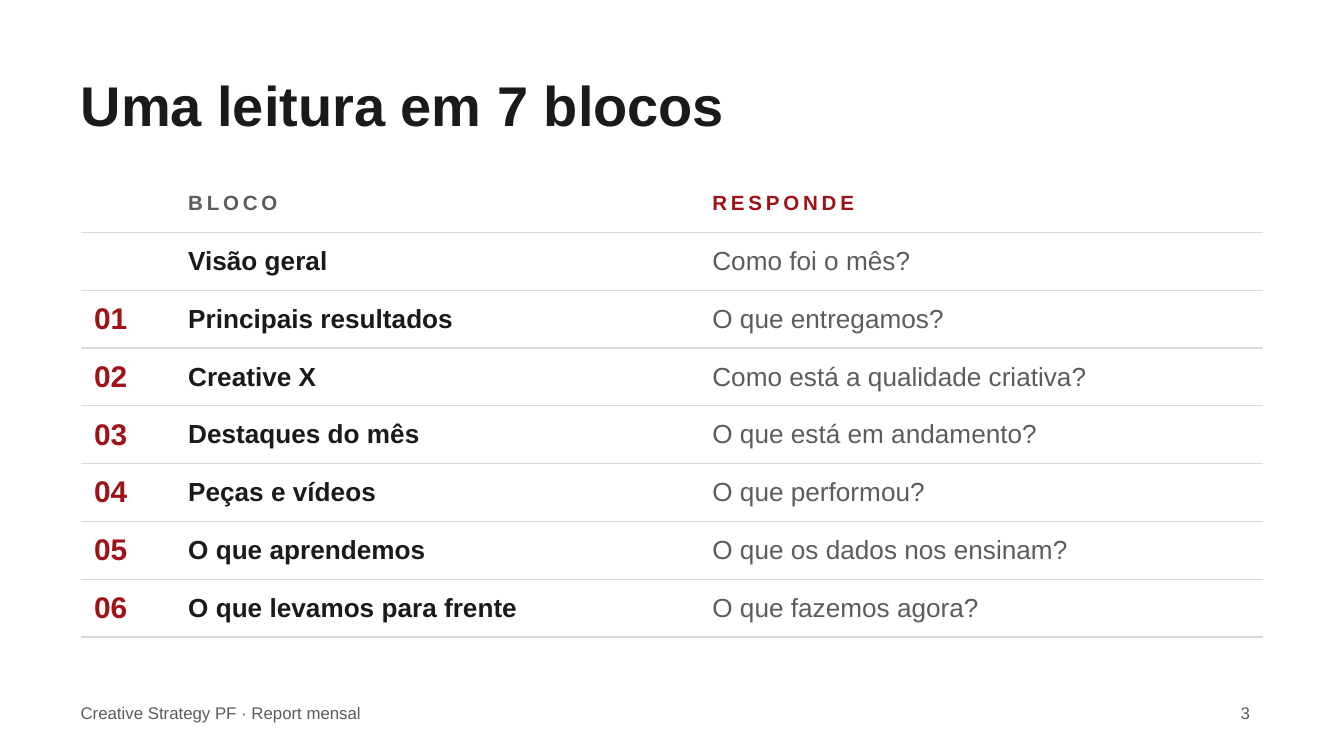
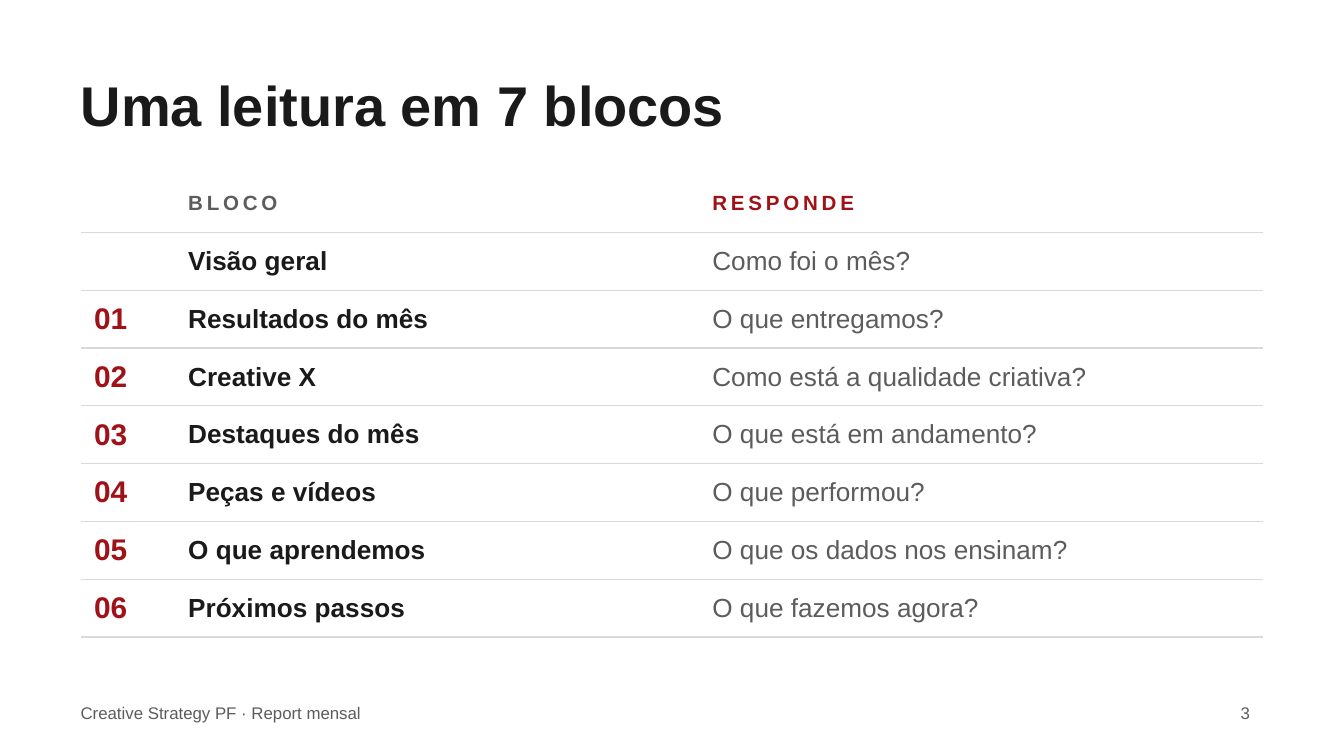
Before and after one commit to fabrizzioriccelli/report_mensal_st, a slide deck: slide 3 of docs/apresentacao-report-mensal.pptx. Drawn at 1344x756 pixels with LibreOffice and Linux fonts; fonts in the diff are those of the drawing. Boxes give left, top, right and bottom in pixels: in the first picture for what was removed or moved away, otherwise in the second. Text is boxed around its words. In the diff, an @@ line names an element or a change of style, - is before the commit and + after.

```diff
--- a/docs/apresentacao-report-mensal.pptx
+++ b/docs/apresentacao-report-mensal.pptx
@@ table at bbox=[81, 175, 1263, 627] @@
-row 3, column 2: Principais resultados
+row 3, column 2: Resultados do mês
-row 8, column 2: O que levamos para frente
+row 8, column 2: Próximos passos
```
Also in this commit, not shown: 2 other slides changed, 42 other files.
